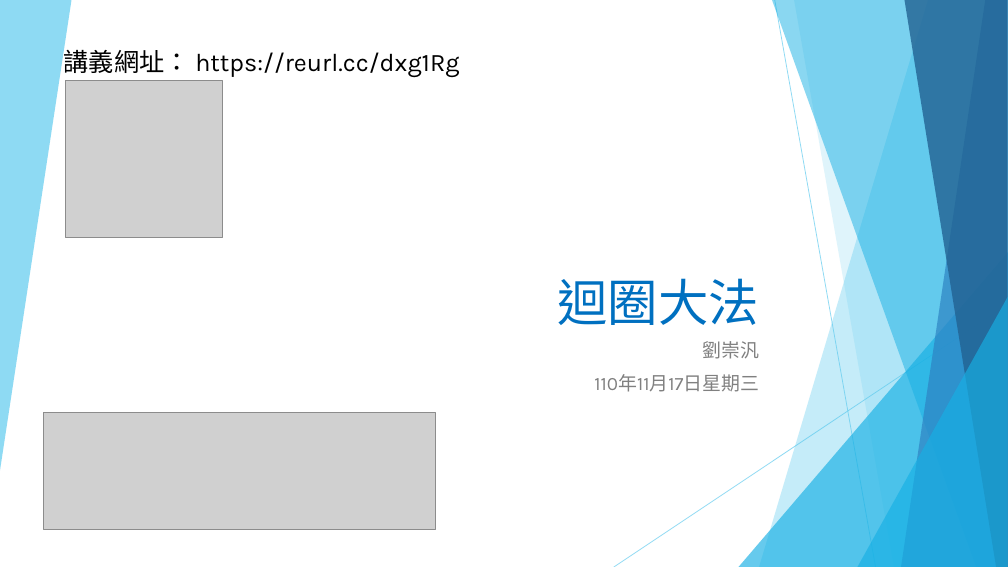
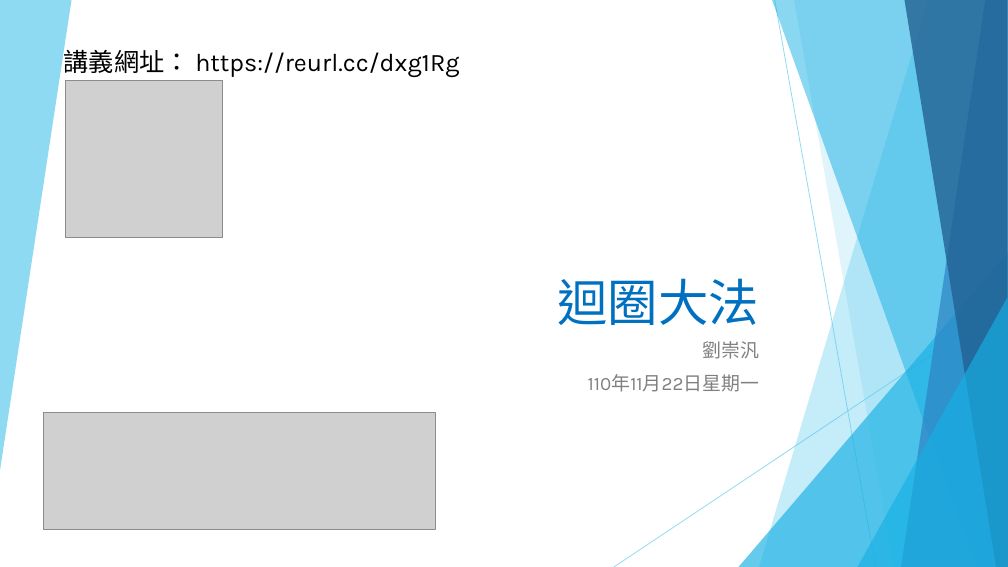
Before and after one commit to liulawsi/My_PPTs, a slide deck: slide 1 of LCC/Python/04_迴圈大法.pptx. Drawn at 1008x567 pixels with LibreOffice and Linux fonts; fonts in the diff are those of the drawing; grey boxes stand for pictures; background and template pictures are left out. Boxes give left, top, right and bottom in pixels: in the first picture for what was removed or moved away, otherwise in the second. Text is boxed around its words. In the diff, an @@ line names an element or a change of style, - is before the commit and + after.

```diff
--- a/LCC/Python/04_迴圈大法.pptx
+++ b/LCC/Python/04_迴圈大法.pptx
@@ subtitle at box(588, 374, 760, 392): text changed @@
-110年11月17日星期三
+110年11月22日星期一
```
Also in this commit, not shown: 1 other slide changed, 1 other file.
